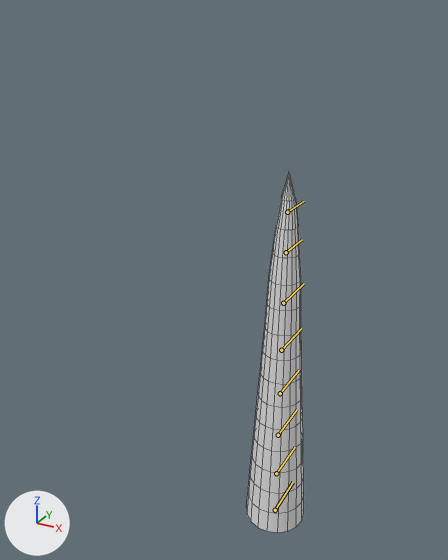
What one commit did to the FBX model Assets/Art Assets/Tentacle_anim.FBX.
The view is the same before and after, from a 50 mm camera at (16.1, -38.5, 10.1) aimed at (-1.7, -6.1, -6.1). Arrows for +X, +Y and +Z are at lower left; the lights stay in place. Both versions are drawn at frame 186 of the action 'Take 001'; the numbers are the values there. The bones that bend it are drawn over the model as lines. Mesh edges are drawn as thin lines.

Names of what the first picture shows: 'Tentacle_low'.
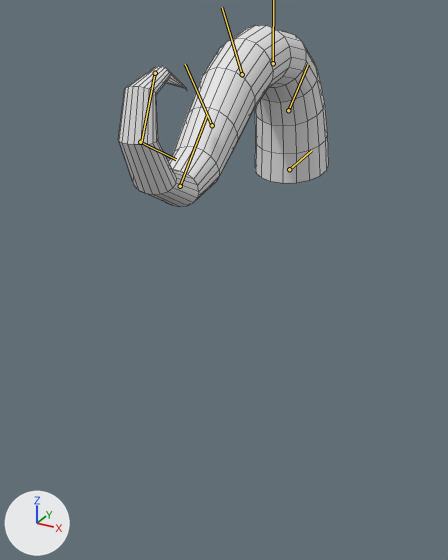
Commit message: Tentacle animation update

What differs and where, as boxes [x1, y1, x2, y2] in the pictures (448 x 560 px):
```json
{"object": "Tentacle_low", "change": "posed", "before": [246, 171, 304, 533], "after": [118, 25, 329, 207], "on screen": "259% wider, 50% shorter"}
{"bone": "Bone016", "before": "(275, 510) to (293, 482)", "after": "(289, 169) to (311, 150)"}
{"bone": "Bone017", "before": "(276, 473) to (295, 447)", "after": "(288, 110) to (308, 64)"}
{"bone": "Bone019", "before": "(280, 393) to (299, 370)", "after": "(242, 74) to (222, 7)"}
{"bone": "Bone020", "before": "(281, 350) to (301, 328)", "after": "(212, 125) to (185, 64)"}
{"bone": "Bone021", "before": "(283, 303) to (304, 283)", "after": "(180, 186) to (207, 115)"}
{"bone": "Bone022", "before": "(286, 252) to (302, 239)", "after": "(140, 142) to (176, 159)"}
{"bone": "Bone023", "before": "(287, 212) to (304, 201)", "after": "(155, 73) to (141, 142)"}
```

The change, as JSON lines over the scene's bpy script:
```json
{"block": "bone_bone016", "where": "bone_bone016 = bpy.data.objects['Armature'].pose.bones['Bone016']"}
{"op": "set", "path": "bone_bone016.location", "old": "(-30.0, 0.0, 0.0)", "new": "(0.0, 0.0, 0.0)"}
{"op": "set", "path": "bone_bone016.rotation_quaternion", "old": "(1.0, 0.0, 0.0, 0.0)", "new": "(0.997, 0.0, 0.0, -0.072)", "note": "degrees (0, 0, 0) -> degrees (0, 0, -8)"}
{"block": "bone_bone017", "where": "bone_bone017 = bpy.data.objects['Armature'].pose.bones['Bone017']  # child of 'Bone016'"}
{"op": "set", "path": "bone_bone017.rotation_quaternion", "old": "(1.0, 0.0, 0.0, 0.0)", "new": "(0.961, 0.0, 0.0, -0.276)", "note": "degrees (0, 0, 0) -> degrees (0, 0, -32)"}
{"block": "bone_bone018", "where": "bone_bone018 = bpy.data.objects['Armature'].pose.bones['Bone018']  # child of 'Bone017'"}
{"op": "set", "path": "bone_bone018.rotation_quaternion", "old": "(1.0, 0.0, 0.0, 0.0)", "new": "(0.891, 0.0, 0.0, -0.453)", "note": "degrees (0, 0, 0) -> degrees (0, 0, -54)"}
{"block": "bone_bone019", "where": "bone_bone019 = bpy.data.objects['Armature'].pose.bones['Bone019']  # child of 'Bone018'"}
{"op": "set", "path": "bone_bone019.rotation_quaternion", "old": "(1.0, 0.0, 0.0, 0.0)", "new": "(0.967, 0.0, 0.0, -0.255)", "note": "degrees (0, 0, 0) -> degrees (0, 0, -30)"}
{"block": "bone_bone020", "where": "bone_bone020 = bpy.data.objects['Armature'].pose.bones['Bone020']  # child of 'Bone019'"}
{"op": "set", "path": "bone_bone020.rotation_quaternion", "old": "(1.0, 0.0, 0.0, 0.0)", "new": "(0.999, 0.0, 0.0, -0.034)", "note": "degrees (0, 0, 0) -> degrees (0, 0, -4)"}
{"block": "bone_bone021", "where": "bone_bone021 = bpy.data.objects['Armature'].pose.bones['Bone021']  # child of 'Bone020'"}
{"op": "set", "path": "bone_bone021.rotation_quaternion", "old": "(1.0, 0.0, 0.0, 0.0)", "new": "(0.771, 0.0, 0.0, 0.637)", "note": "degrees (0, 0, 0) -> degrees (0, 0, 79)"}
{"block": "bone_bone022", "where": "bone_bone022 = bpy.data.objects['Armature'].pose.bones['Bone022']  # child of 'Bone021'"}
{"op": "set", "path": "bone_bone022.rotation_quaternion", "old": "(1.0, 0.0, 0.0, 0.0)", "new": "(0.798, 0.0, 0.0, 0.603)", "note": "degrees (0, 0, 0) -> degrees (0, 0, 74)"}
{"block": "bone_bone023", "where": "bone_bone023 = bpy.data.objects['Armature'].pose.bones['Bone023']  # child of 'Bone022'"}
{"op": "set", "path": "bone_bone023.rotation_quaternion", "old": "(1.0, 0.0, 0.0, 0.0)", "new": "(0.713, 0.0, 0.0, 0.701)", "note": "degrees (0, 0, 0) -> degrees (0, 0, 89)"}
```
